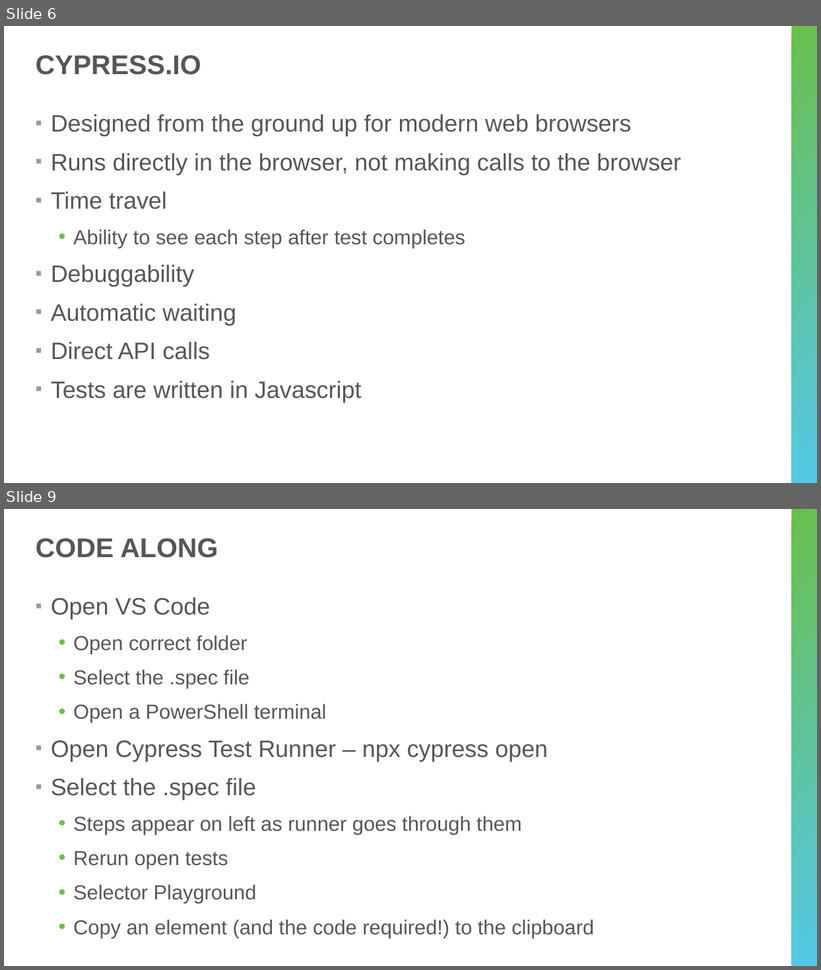
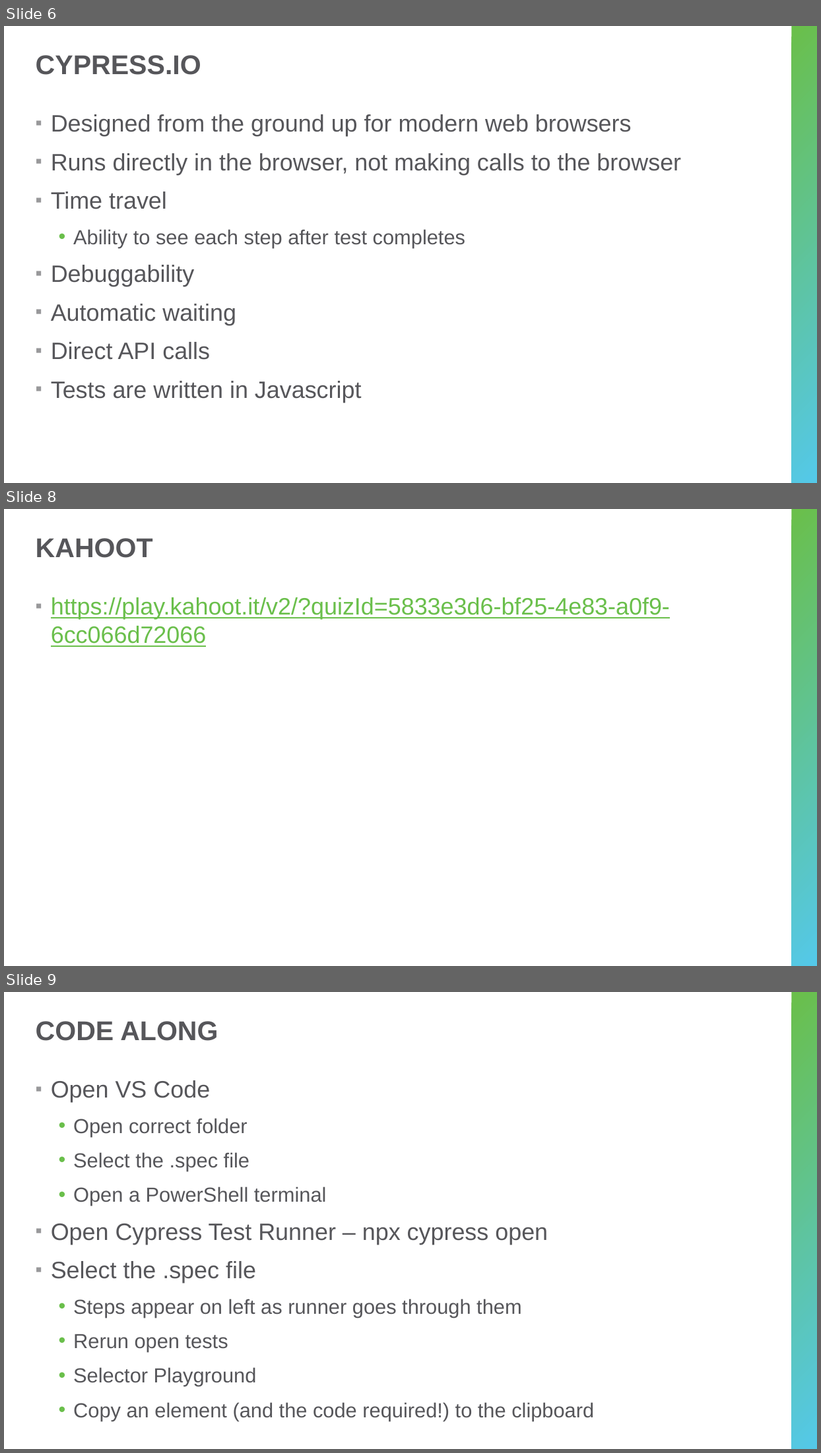
Before and after one commit to hytechcamps/automated-testing, a slide deck: AutomatedTestingForBeginners.pptx. Shown one above the other, each under a label of ours: slides 6 and 9 before the commit, slides 6, 8 and 9 after it; the slides between them are not shown. The pictures are 821x970 and 821x1453 pixels, drawn with LibreOffice and Linux fonts; fonts in the diff are those of the drawing. Boxes give left, top, right and bottom in pixels: in the first picture for what was removed or moved away, otherwise in the second. Text is boxed around its words. In the diff, an @@ line names an element or a change of style, - is before the commit and + after.

```diff
--- a/AutomatedTestingForBeginners.pptx
+++ b/AutomatedTestingForBeginners.pptx
@@ slide 8 added at (x1=4, y1=509, x2=817, y2=966), background #FFFFFF; not listed: 1 template element that a slide beside it also shows @@
@@ title added at (x1=36, y1=538, x2=153, y2=558), 32 pt, text #56565A, bold @@
+KAHOOT
@@ text added at (x1=51, y1=597, x2=670, y2=647), 28 pt, text #6ABF4B, underline @@
+▪ https://play.kahoot.it/v2/?quizId=5833e3d6-bf25-4e83-a0f9-6cc066d72066
```
Also in this commit, not shown: 3 slides changed, 1 other slide added, 1 slide removed.
